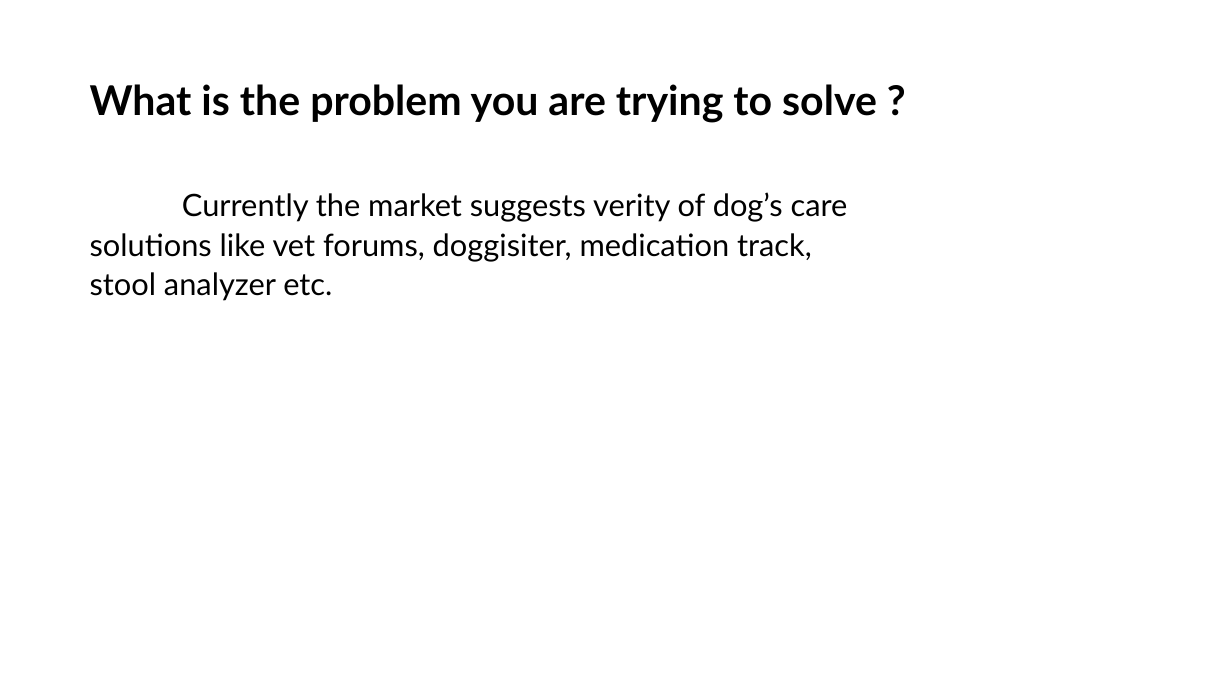
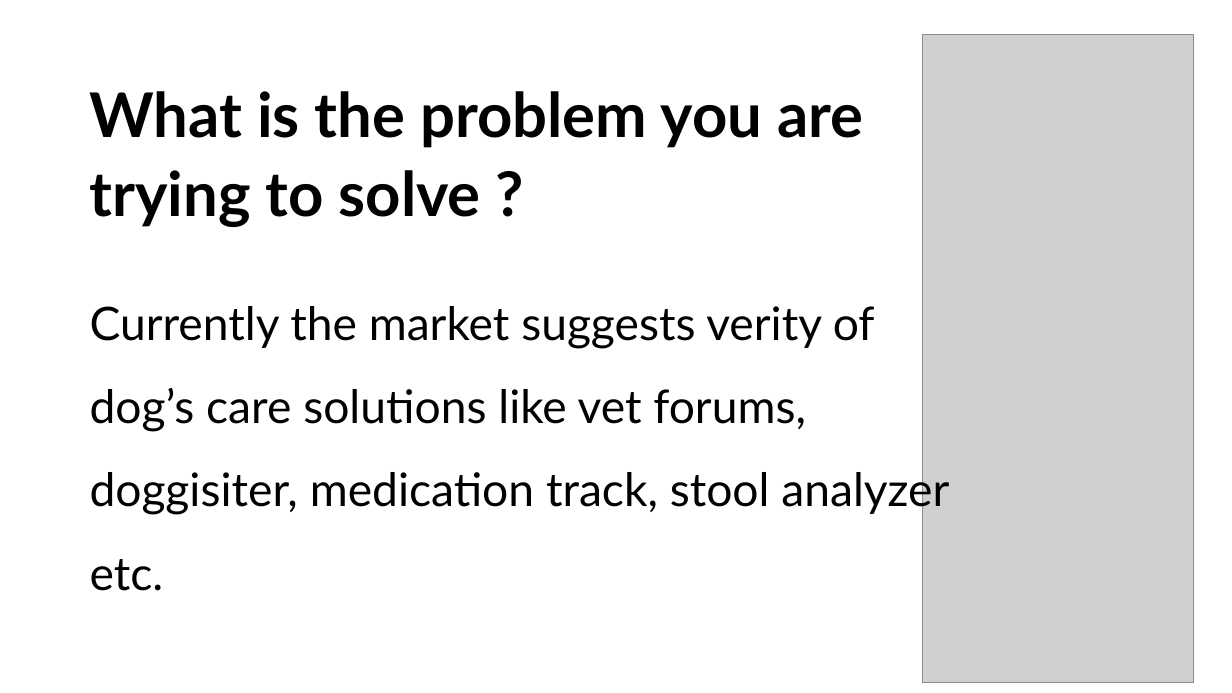
Before and after one commit to tamarben77/WoofWisdomApp, a slide deck: slide 3 of Woof_Wisdom.pptx. Drawn at 1232x693 pixels with LibreOffice and Linux fonts; fonts in the diff are those of the drawing; grey boxes stand for pictures. Boxes give left, top, right and bottom in pixels: in the first picture for what was removed or moved away, otherwise in the second. Text is boxed around its words. In the diff, an @@ line names an element or a change of style, - is before the commit and + after.

```diff
--- a/Woof_Wisdom.pptx
+++ b/Woof_Wisdom.pptx
@@ picture added at (923, 35, 1195, 683) @@
@@ text "What is the problem you ..." at (90, 91, 949, 591): size 32 to 48 pt in "What is the problem you are trying ..."; size 24 to 36 pt in "Currently the market suggests verity of dog’s ..."; line spacing 1.07 to 1.5 @@
```
Also in this commit, not shown: 4 other slides changed, 4 slides added.
